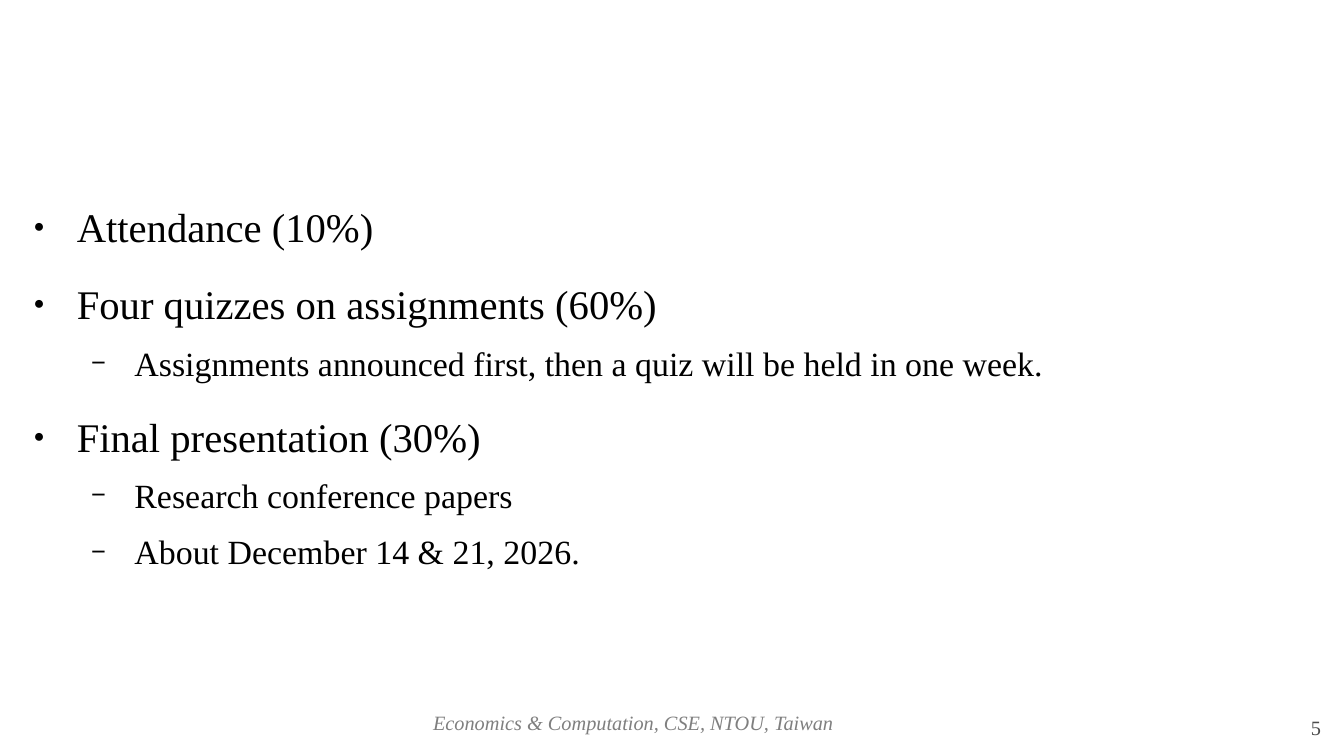
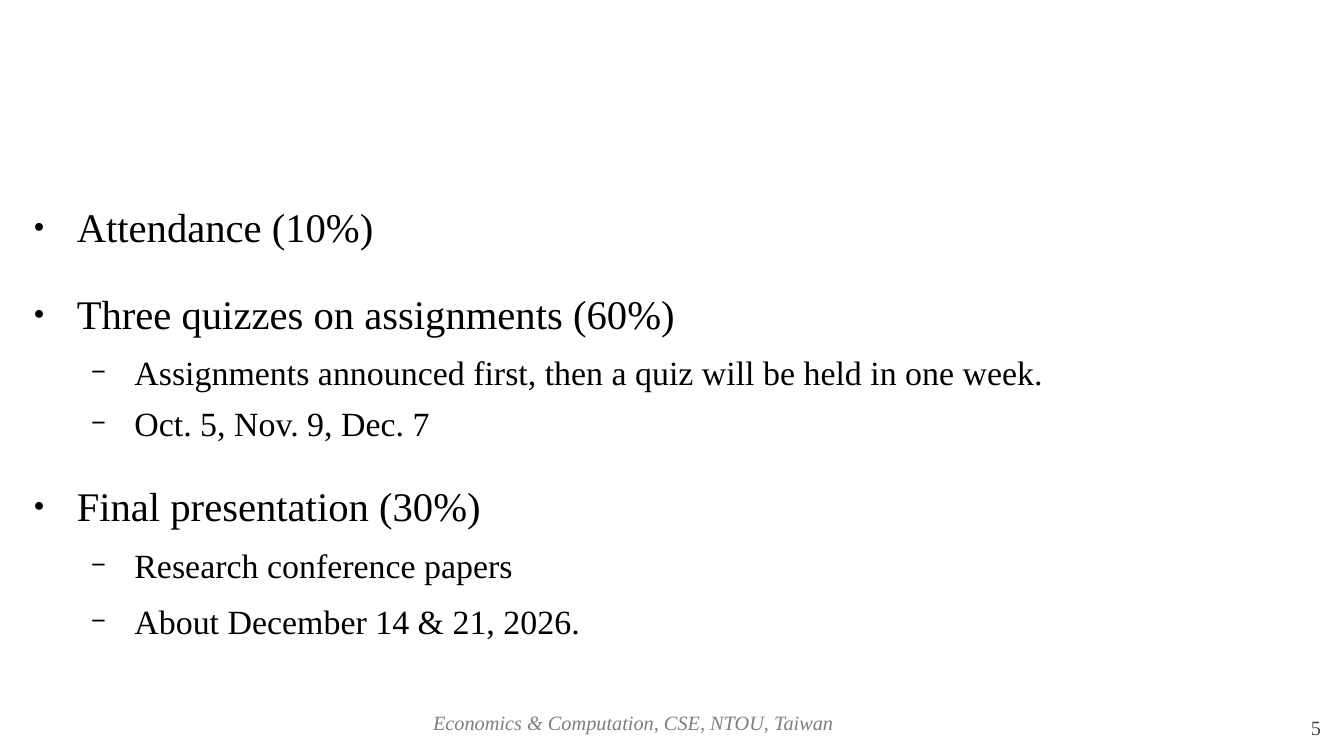
Before and after one commit to josephcclin/josephcclin.github.io, a slide deck: slide 5 of courses/ec/slides/ec_lect_introduction.odp. Drawn at 1344x756 pixels with LibreOffice and Linux fonts; fonts in the diff are those of the drawing; background and template pictures are left out. Boxes give left, top, right and bottom in pixels: in the first picture for what was removed or moved away, otherwise in the second. Text is boxed around its words. In the diff, an @@ line names an element or a change of style, - is before the commit and + after.

```diff
--- a/courses/ec/slides/ec_lect_introduction.odp
+++ b/courses/ec/slides/ec_lect_introduction.odp
@@ text at <box>77,213,1043,393</box>: more space between paragraphs; less space between paragraphs @@
@@ text at <box>77,300,675,337</box>: text changed @@
-● Four quizzes on assignments (60%)
+● Three quizzes on assignments (60%)
@@ text at <box>134,413,430,441</box>: paragraph added @@
+  − Oct. 5, Nov. 9, Dec. 7
```
Also in this commit, not shown: 1 other slide changed, 1 other file.
